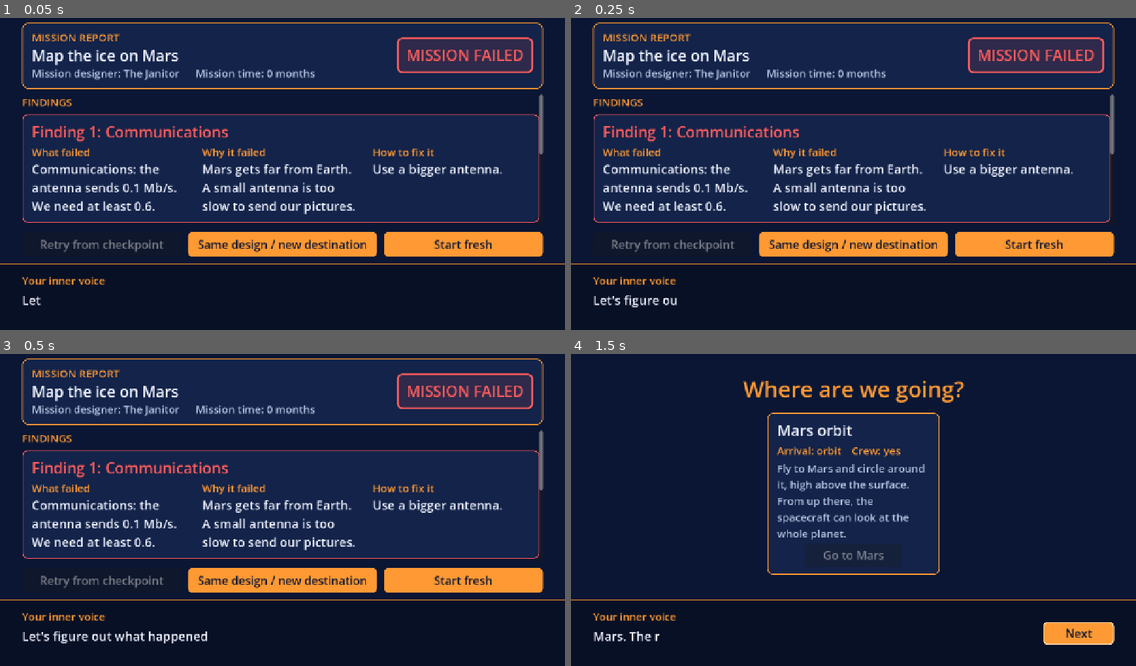
Above: before the commit, frames 1-4 (two rows, left to right).
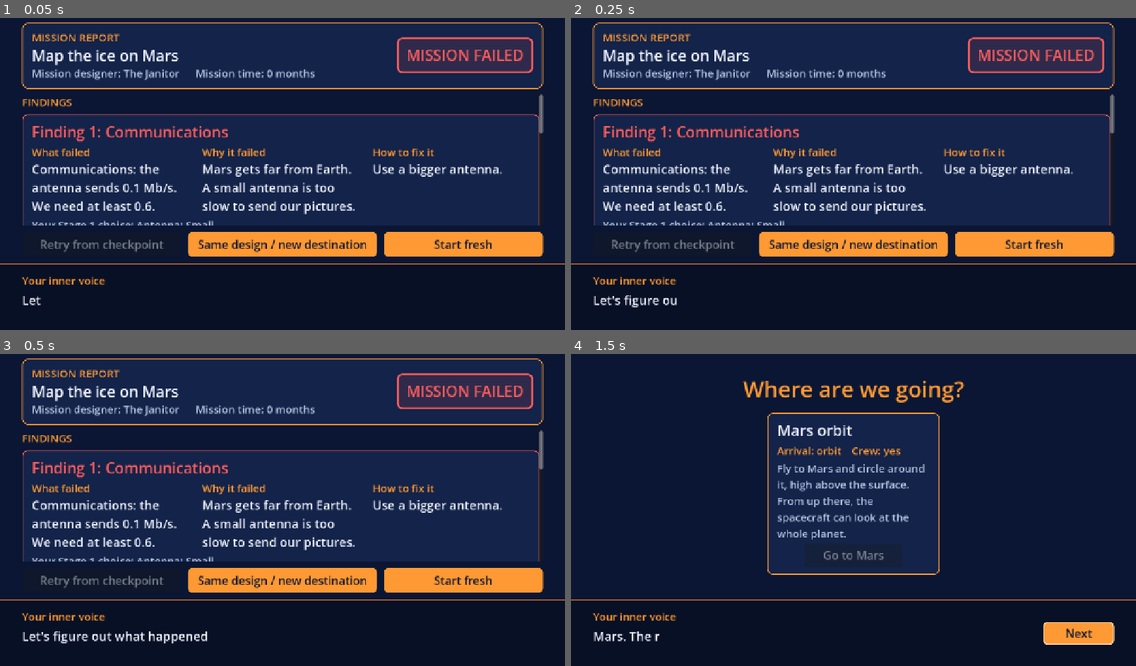
Above: after the commit, the same moments.

Repository: Kaleb-45/how-did-we-get-here
Game: Godot game, scene res://scenes/debrief.tscn
Two runs of this game, one before a commit and one after it. Both use one fixed random seed, a clock stepped at 60 frames per second and the inputs below. This scene is started directly instead of the project's main scene.
Inputs:
- Up to frame 1 (0.05 s): no input
- Up to frame 2 (0.25 s): no input
- Up to frame 3 (0.5 s): no input
- Up to frame 4 (1.5 s): click "Same design / new destination" at 0.5 s; click "Go to Mars" at 1.25 s

The runs differ from the first frame. In frame 1, 0.5% of the frame differs, in the area x 4-97%, y 36-67%; in frame 2, 0.5%; in frame 3, 0.5%; in frame 4, nothing differs.

Commit message:
A22: report reads the full game state (causes, costs, supplies, science, timing)
Co-Authored-By: Claude Opus 5.5 <noreply@anthropic.com>

Diff:
--- a/data/game_data.json
+++ b/data/game_data.json
@@ -10,6 +10,28 @@
       "source": "Game-design choice by Kaleb (GAME_PLAN 12b). It is NOT a NASA number.",
       "save_file": "user://checkpoints.json",
       "saved_when_leaving": { "review": 1, "launch": 2, "flight": 3 }
+    }
+  },
+  "report": {
+    "_readme": "The mission report. failure_causes = for each finding, which Stage 1 choices could have caused it. The names are part ids from 'parts' (solar_panel, camera, antenna) or 'launch_vehicle' (the rocket). The report prints the choice you made for each one. An empty list means no Stage 1 choice caused it (for example, a crew supply that ran out because of what you did in Flight). The finding names match inner_voice.json 'resource_failures'.",
+    "source": "Game-design choice (A22, agent's choice for Kaleb, 2026-11-13): which choice causes which finding follows how the numbers add up in parts.json. It is NOT a NASA number.",
+    "failure_causes": {
+      "budget": ["launch_vehicle", "solar_panel", "camera", "antenna"],
+      "mass": ["solar_panel", "camera", "antenna"],
+      "power": ["solar_panel", "camera", "antenna"],
+      "communications": ["antenna"],
+      "data": ["camera"],
+      "mission_lifetime": ["solar_panel"],
+      "data_live": ["camera"],
+      "communications_live": ["antenna"],
+      "mission_lifetime_live": ["solar_panel"],
+      "power_event": ["solar_panel", "camera", "antenna"],
+      "food_empty": [],
+      "water_empty": [],
+      "air_empty": [],
+      "food_low": [],
+      "water_low": [],
+      "air_low": []
     }
   },
   "setup": {
--- a/data/story.json
+++ b/data/story.json
@@ -288,6 +288,25 @@
     "retry_button": "Retry from checkpoint",
     "same_design_button": "Same design / new destination",
     "start_fresh_button": "Start fresh",
-    "no_checkpoint_tip": "There is no checkpoint saved yet."
+    "no_checkpoint_tip": "There is no checkpoint saved yet.",
+    "cause_label": "Your Stage 1 choice:",
+    "no_stage1_choice": "none. This came from what happened in Flight and Arrival.",
+    "slot_names": { "launch_vehicle": "Rocket" },
+    "log_label": "WHAT HAPPENED ON THE WAY",
+    "costs_title": "Launch and orbit burn costs",
+    "no_costs": "No damage. A clean launch and orbit burn!",
+    "cost_line": "{moment} (missed): {cost}",
+    "crew_damage_line": "Crew harmed because a supply ran out: {amount}%",
+    "stage_names": { "launch": "Launch", "orbit_burn": "Orbit burn", "flight": "Flight" },
+    "supplies_title": "Crew supplies at the end",
+    "supply_line": "{name}: {left} {unit} of {full}",
+    "science_title": "Science",
+    "science_line": "Science sent home: {gb} Gb",
+    "science_left_line": "Still on the ship, never sent: {gb} Gb",
+    "science_note": "For your information. It does not change MISSION SUCCESS yet.",
+    "timing_title": "Timed presses",
+    "timing_line": "{stage}: {perfect} Perfect, {good} Good, {miss} Miss",
+    "timing_total_line": "All presses: {perfect} Perfect, {good} Good, {miss} Miss",
+    "no_presses": "No timed presses were played."
   }
 }
--- a/scenes/debrief.tscn
+++ b/scenes/debrief.tscn
@@ -122,6 +122,21 @@
 theme_override_constants/v_separation = 4
 columns = 4
 
+[node name="LogLabel" type="Label" parent="Margin/Column/Scroll/Body"]
+unique_name_in_owner = true
+layout_mode = 2
+theme_type_variation = &"AccentText"
+text = "WHAT HAPPENED ON THE WAY"
+
+[node name="LogPanel" type="PanelContainer" parent="Margin/Column/Scroll/Body"]
+layout_mode = 2
+theme_type_variation = &"NavyPanel"
+
+[node name="Log" type="VBoxContainer" parent="Margin/Column/Scroll/Body/LogPanel"]
+unique_name_in_owner = true
+layout_mode = 2
+theme_override_constants/separation = 4
+
 [node name="Buttons" type="HBoxContainer" parent="Margin/Column"]
 layout_mode = 2
 theme_override_constants/separation = 16
--- a/scripts/debrief.gd
+++ b/scripts/debrief.gd
@@ -18,6 +18,8 @@
 @onready var findings_list: VBoxContainer = %Findings
 @onready var readings_label: Label = %ReadingsLabel
 @onready var readings: GridContainer = %Readings
+@onready var log_label: Label = %LogLabel
+@onready var log_box: VBoxContainer = %Log
 @onready var retry_button: Button = %RetryButton
 @onready var same_design_button: Button = %SameDesignButton
 @onready var start_fresh_button: Button = %StartFreshButton
@@ -26,6 +28,8 @@
 var words: Dictionary
 var ok_color: Color
 var bad_color: Color
+var warn_color: Color
+var report_words: Dictionary   # "report_screen" from story.json
 
 
 func _ready() -> void:
@@ -40,6 +44,8 @@
 	var colors: Dictionary = Data.game_data["dashboard"]["colors"]
 	ok_color = Color.html(colors["safe"])
 	bad_color = Color.html(colors["danger"])
+	warn_color = Color.html(colors["warning"])
+	report_words = Data.story["report_screen"]
 
 	setup_buttons()
 
@@ -55,6 +61,7 @@
 		for i in failures.size():
 			add_finding(i + 1, failures[i])
 	fill_readings()
+	fill_log()
 
 
 # The three report buttons. All their words are in story.json ("report_screen").
@@ -127,6 +134,13 @@
 	add_part(row, words["why_label"], text["why"])
 	add_part(row, words["fix_label"], text["fix"])
 
+	# Which choice did the player make in Stage 1 that caused this finding?
+	var cause := Label.new()
+	cause.text = report_words["cause_label"] + " " + cause_text(failure_id)
+	cause.autowrap_mode = TextServer.AUTOWRAP_WORD_SMART
+	cause.theme_type_variation = &"SmallText"
+	column.add_child(cause)
+
 
 # An orange heading with its text underneath, as one of the three columns.
 func add_part(row: HBoxContainer, heading: String, body: String) -> void:
@@ -239,3 +253,127 @@
 	lock_buttons()
 	GameState.reset_all()
 	StageManager.go_to("name")
+
+
+# --- Finding causes ------------------------------------------------------------
+
+# "Rocket: Medium rocket, Solar panel: Medium". The list of which choices can
+# cause which finding is in game_data.json ("report").
+func cause_text(failure_id: String) -> String:
+	var slots: Array = Data.game_data["report"]["failure_causes"].get(failure_id, [])
+	if slots.is_empty():
+		return report_words["no_stage1_choice"]
+	var parts: PackedStringArray = []
+	for slot in slots:
+		if slot == "launch_vehicle":
+			var rocket_name: String = Data.story["launch_vehicles"][GameState.get_launch_vehicle_id()]["name"]
+			parts.append(report_words["slot_names"][slot] + ": " + rocket_name)
+		else:
+			var part: Dictionary = Data.parts[slot]
+			parts.append(part["name"] + ": " + part["versions"][GameState.choices[slot]]["name"])
+	return ", ".join(parts)
+
+
+# --- What happened on the way ---------------------------------------------------
+
+func fill_log() -> void:
+	log_label.text = report_words["log_label"]
+	add_costs()
+	add_supplies()
+	add_science()
+	add_timing()
+
+
+# One line in the log. heading = an orange title, otherwise a normal line.
+func add_log_line(text: String, color: Color = Color.WHITE, heading: bool = false) -> void:
+	var line := Label.new()
+	line.text = text
+	line.autowrap_mode = TextServer.AUTOWRAP_WORD_SMART
+	if heading:
+		line.theme_type_variation = &"AccentText"
+		if log_box.get_child_count() > 0:
+			log_box.add_child(HSeparator.new())   # a thin line between sections
+	else:
+		line.theme_type_variation = &"SmallText"
+		line.add_theme_color_override("font_color", color)
+	log_box.add_child(line)
+
+
+# The cost of each missed press (launch and orbit burn), then crew damage.
+func add_costs() -> void:
+	add_log_line(report_words["costs_title"], Color.WHITE, true)
+	var any_cost := false
+	for entry in GameState.timing_results:
+		if entry["result"] != "Miss":
+			continue
+		var cost: Dictionary
+		var moment_name: String
+		if entry["stage"] == "launch":
+			cost = Data.timing["launch_moments"][entry["moment"]]["miss_cost"]
+			moment_name = Data.story["launch_screen"]["moments"][entry["moment"]]
+		else:
+			cost = Data.timing["orbit_burn"]["miss_cost"]
+			moment_name = Data.story["orbit_burn_screen"]["title"]
+		var cost_text: String = Data.story["launch_screen"]["cost_kinds"][cost["kind"]].format({"amount": GameState.fmt(cost["amount"])})
+		add_log_line(report_words["cost_line"].format({"moment": moment_name, "cost": cost_text}), bad_color)
+		any_cost = true
+	if GameState.damage.get("crew", 0.0) > 0.0:
+		add_log_line(report_words["crew_damage_line"].format({"amount": GameState.fmt(GameState.damage["crew"])}), bad_color)
+		any_cost = true
+	if not any_cost:
+		add_log_line(report_words["no_costs"], ok_color)
+
+
+# Food, water and air that are left. Only if the ship was stocked (Flight or Arrival).
+func add_supplies() -> void:
+	if not GameState.supplies_started:
+		return
+	add_log_line(report_words["supplies_title"], Color.WHITE, true)
+	var names: Dictionary = Data.story["crew_supplies"]
+	for id in GameState.SUPPLY_IDS:
+		var status: String = GameState.get_supply_status(id)
+		var color: Color = ok_color
+		if status == "warning":
+			color = warn_color
+		elif status == "danger":
+			color = bad_color
+		add_log_line(report_words["supply_line"].format({
+			"name": names["names"][id],
+			"left": GameState.fmt(GameState.crew_supplies[id]),
+			"unit": names["units"][id],
+			"full": GameState.fmt(GameState.get_supply_capacity(id)),
+		}), color)
+
+
+# Science sent home. It is an info line: it does not change the stamp yet.
+func add_science() -> void:
+	add_log_line(report_words["science_title"], Color.WHITE, true)
+	add_log_line(report_words["science_line"].format({"gb": GameState.fmt(GameState.science_returned)}))
+	if GameState.science_stored > 0.0:
+		add_log_line(report_words["science_left_line"].format({"gb": GameState.fmt(GameState.science_stored)}))
+	add_log_line(report_words["science_note"], get_theme_color("font_color", &"AccentText"))
+
+
+# How many Perfect, Good and Miss, for each stage and in all.
+func add_timing() -> void:
+	add_log_line(report_words["timing_title"], Color.WHITE, true)
+	if GameState.timing_results.is_empty():
+		add_log_line(report_words["no_presses"])
+		return
+	var by_stage: Dictionary = {}   # stage id -> { "Perfect": n, "Good": n, "Miss": n }
+	var all: Dictionary = {"Perfect": 0, "Good": 0, "Miss": 0}
+	for entry in GameState.timing_results:
+		var stage: String = entry["stage"]
+		if not by_stage.has(stage):
+			by_stage[stage] = {"Perfect": 0, "Good": 0, "Miss": 0}
+		by_stage[stage][entry["result"]] += 1
+		all[entry["result"]] += 1
+	for stage in by_stage:
+		var stage_name: String = report_words["stage_names"].get(stage, stage)
+		add_log_line(timing_text(report_words["timing_line"], stage_name, by_stage[stage]))
+	if by_stage.size() > 1:
+		add_log_line(timing_text(report_words["timing_total_line"], "", all))
+
+
+func timing_text(template: String, stage_name: String, counts: Dictionary) -> String:
+	return template.format({"stage": stage_name, "perfect": counts["Perfect"], "good": counts["Good"], "miss": counts["Miss"]})
Not shown, changed: AGENT_SOURCE.md
Not shown, changed: TASKS.md
